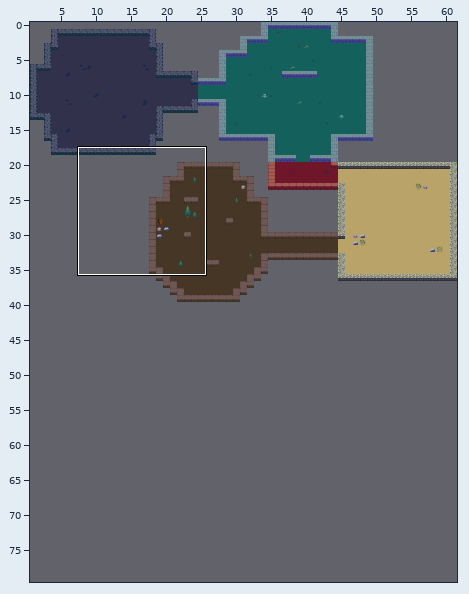
Two versions of a level (Tiled map (JSON), assets/dungeon-32.tmj). Above: a wide view before the commit, with the close-up outlined.
Close-up. Old version:
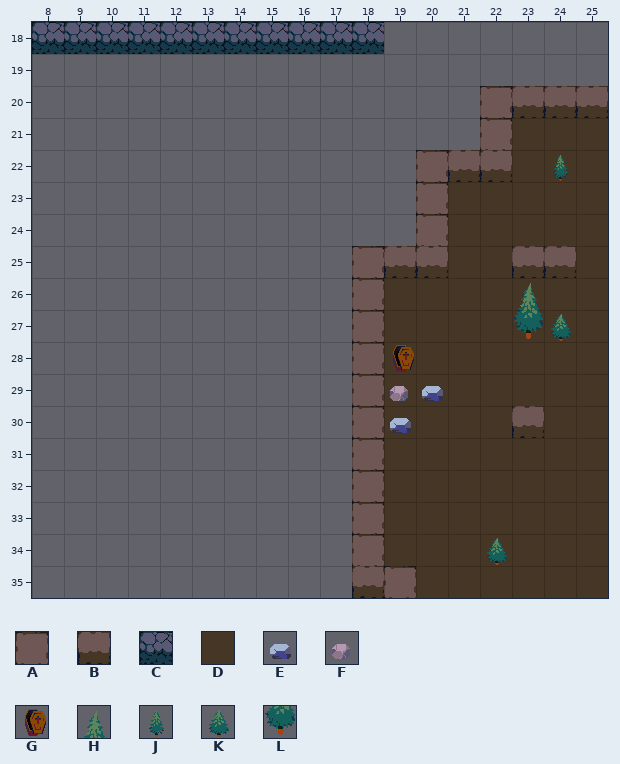
Cells are 32x32 px. Shown: x 8..25, y 18..35. The commit also changed other parts of the map, which this record leaves out. The old version is drawn lined up with the new one.
Key: from "tiles-32": A 0, B 1, C 18, D 73, E 306, F 307, G 392, H 411, J 426, K 427, L 428.
_ is an empty cell, # one hidden under a higher layer.
Layer "Floor" before, first column x 8:
18 __________________
19 __________________
20 __________________
21 _______________DDD
22 _______________DDD
23 _____________DDDDD
24 _____________DDDDD
25 _____________DD##D
26 ___________DDDDDDD
27 ___________DDDDDDD
28 ___________DDDDDDD
29 ___________DDDDDDD
30 ___________DDDD#DD
31 __________#DDDDDDD
32 __________#DDDDDDD
33 __________#DDDDDDD
34 ___________DDDDDDD
35 ____________DDDDDD
Layer "FloorDecor" before, first column x 8:
18 __________________
19 __________________
20 __________________
21 __________________
22 ________________J_
23 __________________
24 __________________
25 __________________
26 _______________H__
27 _______________LK_
28 ___________G______
29 ___________FE_____
30 ___________E______
31 __________________
32 __________________
33 __________________
34 ______________K___
35 __________________
Layer "Walls" before, first column x 8:
18 CCCCCCCCCCC_______
19 __________________
20 ______________ABBB
21 ______________A___
22 ____________ABB___
23 ____________A_____
24 ____________A_____
25 __________ABB__BB_
26 __________A_______
27 __________A_______
28 __________A_______
29 __________A_______
30 __________A____B__
31 __________A_______
32 __________A_______
33 __________A_______
34 __________A_______
35 __________BA______
New version:
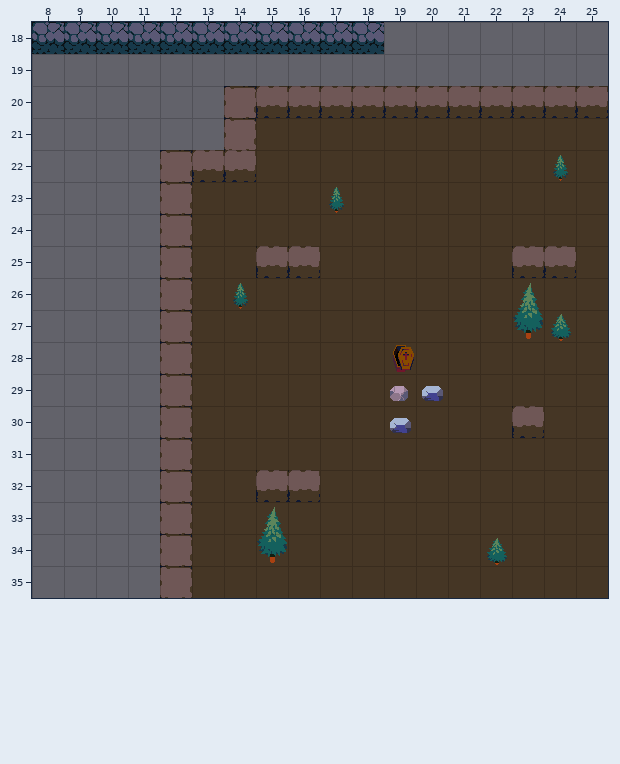
The exact change:
Changed rows in their new state; . is an unchanged cell.
map size 75x40 -> 75x80 cells
Layer "Floor":
first column x 13:
21 ..DDDDDDDD
22 ..DDDDDDDD
23 DDDDDDDD..
24 DDDDDDDD..
25 DD..DDDD..
26 DDDDDD....
27 DDDDDD....
28 DDDDDD....
29 DDDDDD....
30 DDDDDD....
31 DDDDD.....
32 DD..D.....
33 DDDDD.....
34 DDDDDD....
35 DDDDDDD...
Layer "FloorDecor":
first column x 14:
23 ...J
26 J...
first column x 15:
33 H
34 L
Layer "Walls":
first column x 12:
20 ..ABBBBBBBB
21 ..A......._
22 ABB.....___
23 A......._..
24 A......._..
25 A..BB.___..
26 A....._....
27 A....._....
28 A....._....
29 A....._....
30 A....._....
31 A....._....
32 A..BB._....
33 A....._....
34 A....._....
35 A.....__...
Changed places in both close-ups, as pixel boxes (x1, y1, x2, y2):
changed: (160, 86, 512, 598)
